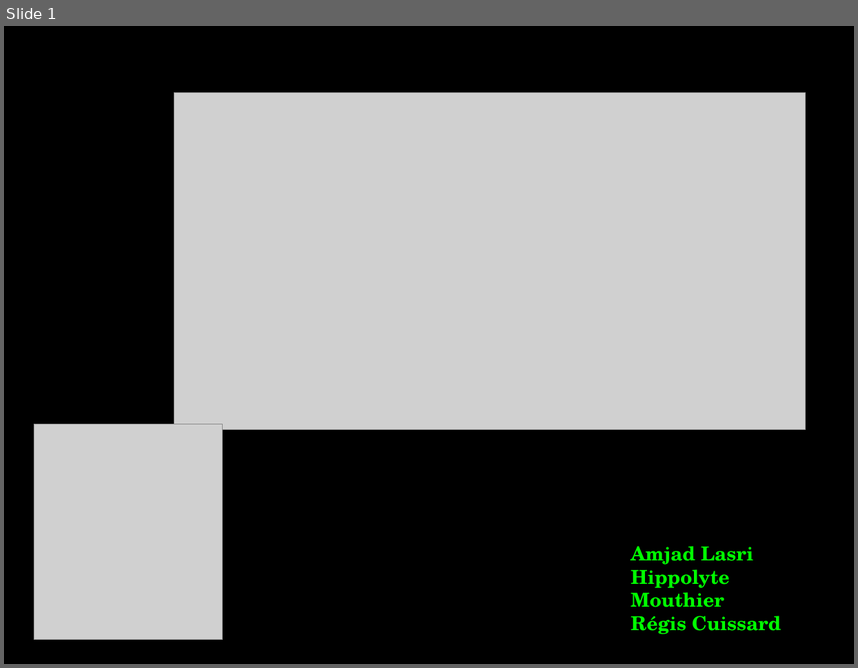
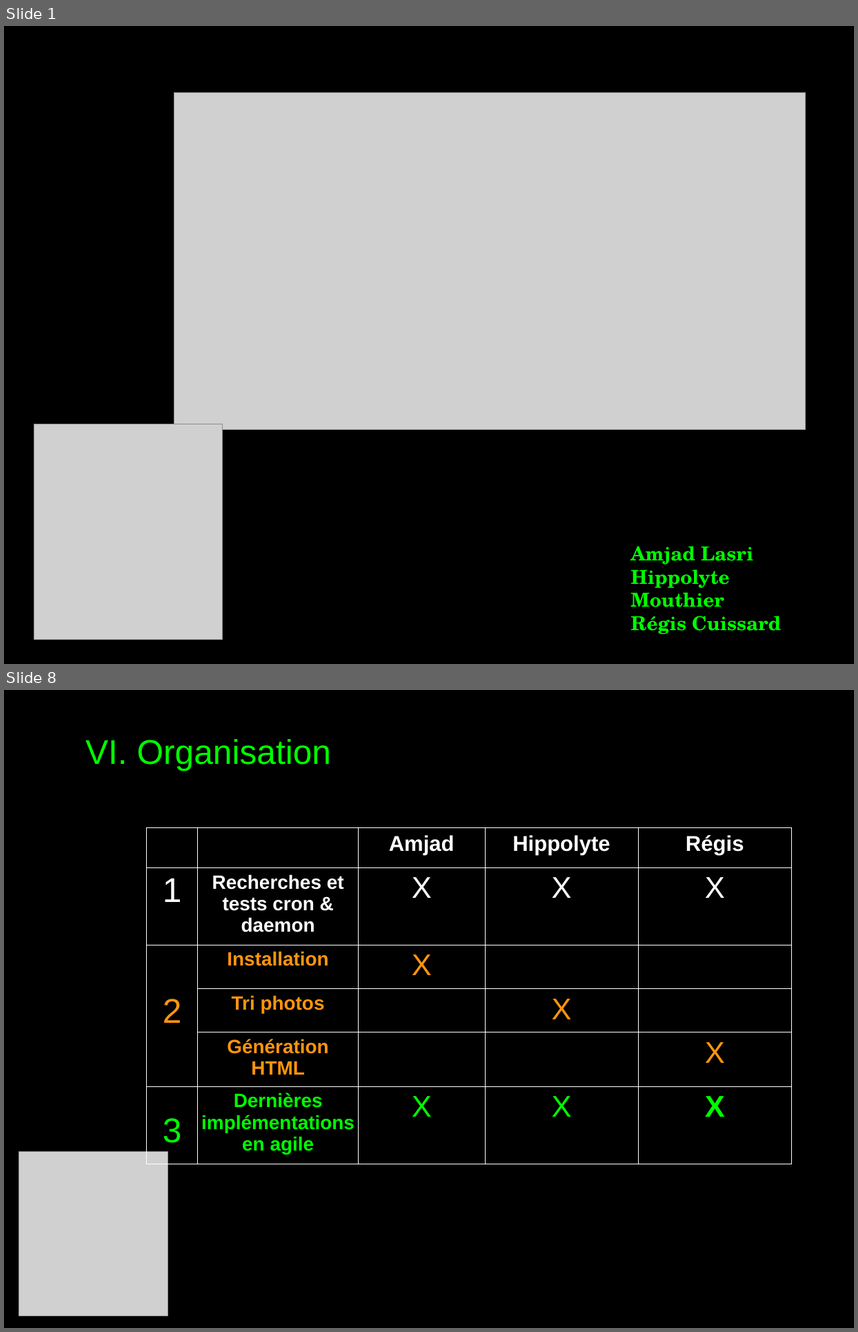
Before and after one commit to hmouthier/gallery, a slide deck: presentation/presentation.odp. Shown one above the other, each under a label of ours: slide 1 before the commit, slides 1 and 8 after it; the slides between them are not shown. The pictures are 858x668 and 858x1332 pixels, drawn with LibreOffice and Linux fonts; fonts in the diff are those of the drawing; grey boxes stand for pictures. Boxes give left, top, right and bottom in pixels: in the first picture for what was removed or moved away, otherwise in the second. Text is boxed around its words. In the diff, an @@ line names an element or a change of style, - is before the commit and + after.

```diff
--- a/presentation/presentation.odp
+++ b/presentation/presentation.odp
@@ slide 8 added at (4, 690, 854, 1328), background #000000 @@
@@ text added at (85, 739, 332, 771), 32 pt, text #00FF00 @@
+VI. Organisation
@@ table added at (147, 828, 791, 1156), 6 rows, 5 columns @@
+ |  | Amjad | Hippolyte | Régis
+1 | Recherches et tests cron & daemon | X | X | X
+2 | Installation | X |  | 
+ | Tri photos |  | X | 
+ | Génération HTML |  |  | X
+3 | Dernières implémentations / en agile | X | X | X
@@ picture added at (18, 1152, 168, 1316) @@
```
Also in this commit, not shown: 6 slides changed, 1 other slide added, 1 slide removed, 1 other file.
